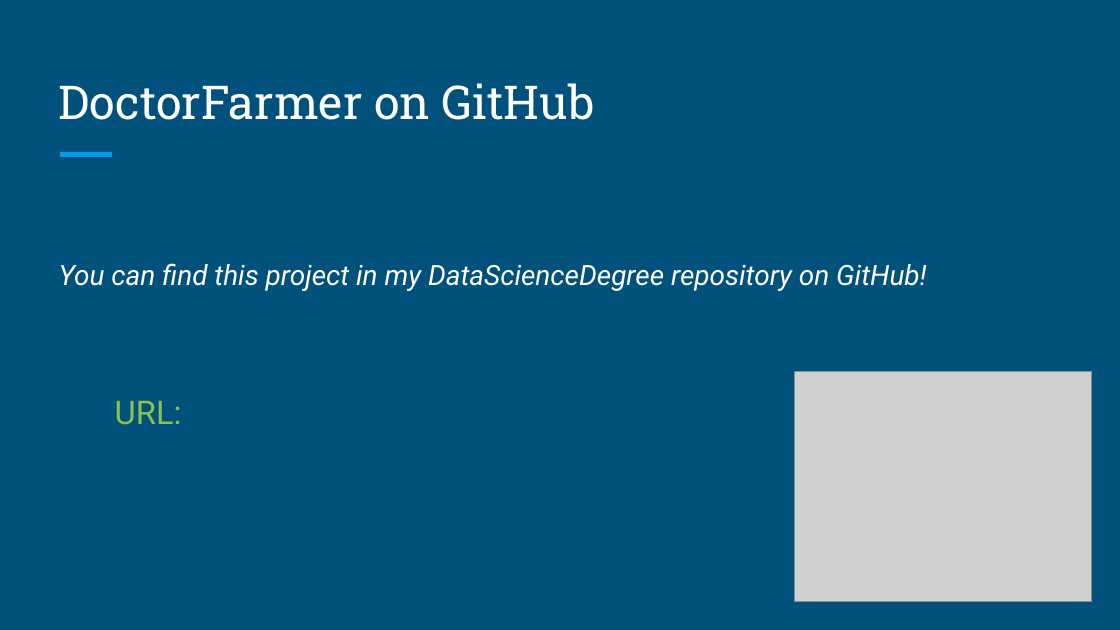
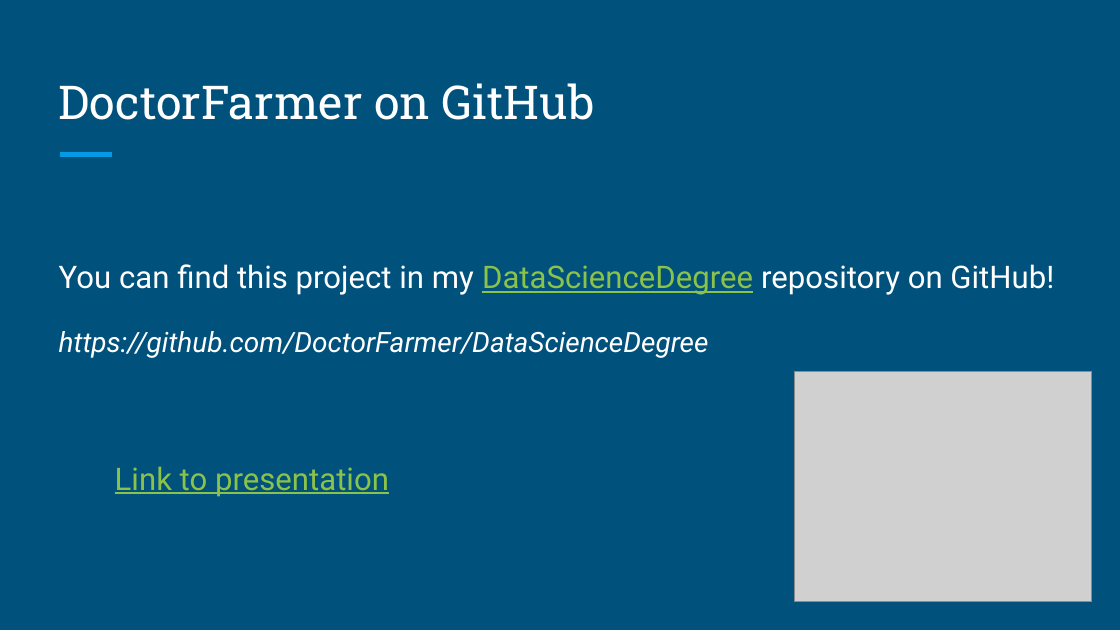
Before and after one commit to DoctorFarmer/DataScienceDegree, a slide deck: slide 10 of Data211 Project.pptx (slide 9 before the commit). Drawn at 1120x630 pixels with LibreOffice and Linux fonts; fonts in the diff are those of the drawing; grey boxes stand for pictures. Boxes give left, top, right and bottom in pixels: in the first picture for what was removed or moved away, otherwise in the second. Text is boxed around its words. In the diff, an @@ line names an element or a change of style, - is before the commit and + after.

Commit message:
Project upload 2
Updated project with new graph

```diff
--- a/Data211 Project.pptx
+++ b/Data211 Project.pptx
@@ text at (x1=59, y1=264, x2=1054, y2=295): size 18 to 20 pt, italic off in "You can find this project in my ..."; text colour #FFFFFF to #8BC34A, underline on in "DataScienceDegree" @@
@@ text at (x1=59, y1=331, x2=709, y2=497): text changed; size 21 to 18 pt; text colour #8BC34A to #FFFFFF; italic on @@
-URL:
+https://github.com/DoctorFarmer/DataScienceDegree
+Link to presentation
```
Also in this commit, not shown: 4 other slides changed, 1 slide added.
